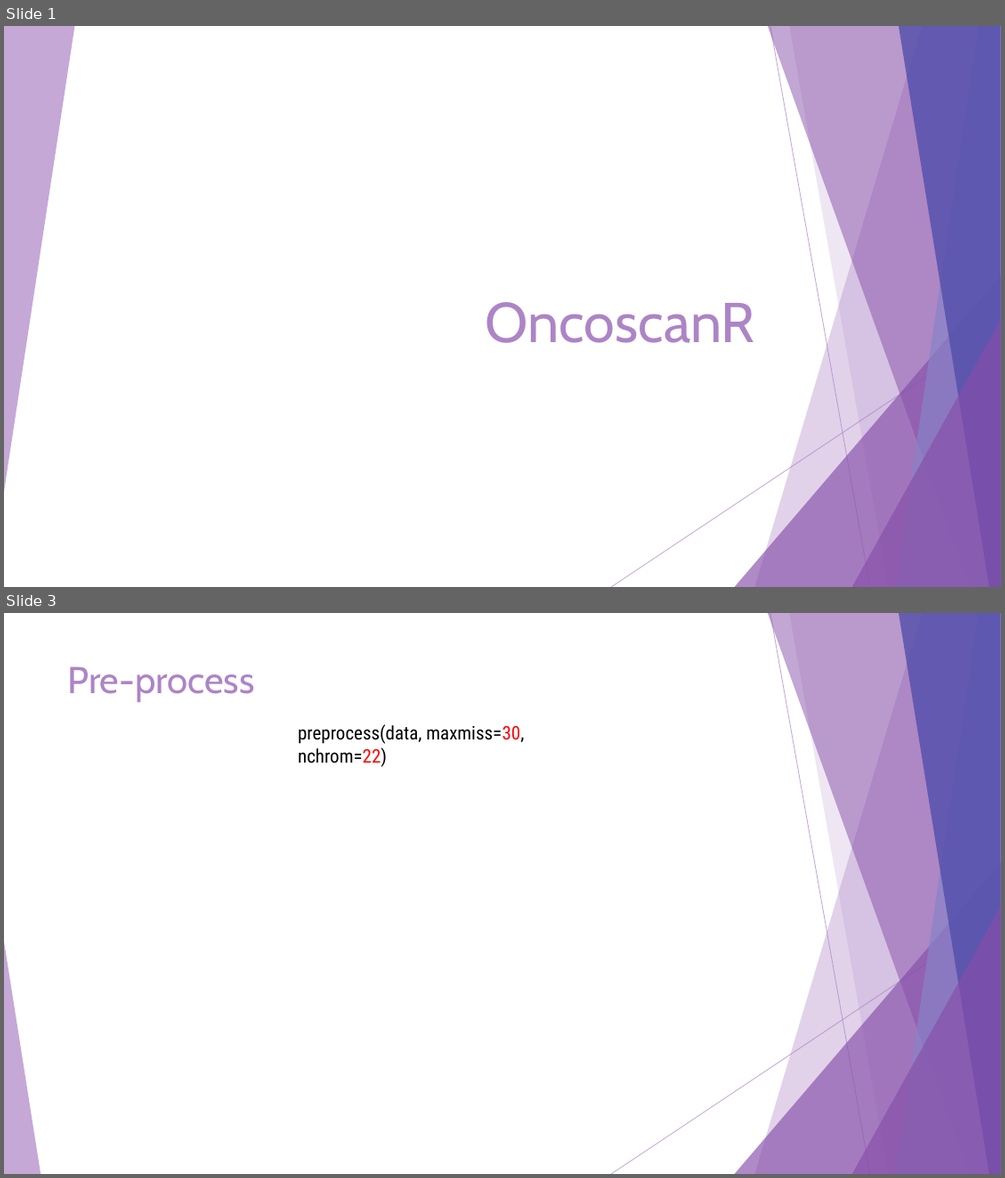
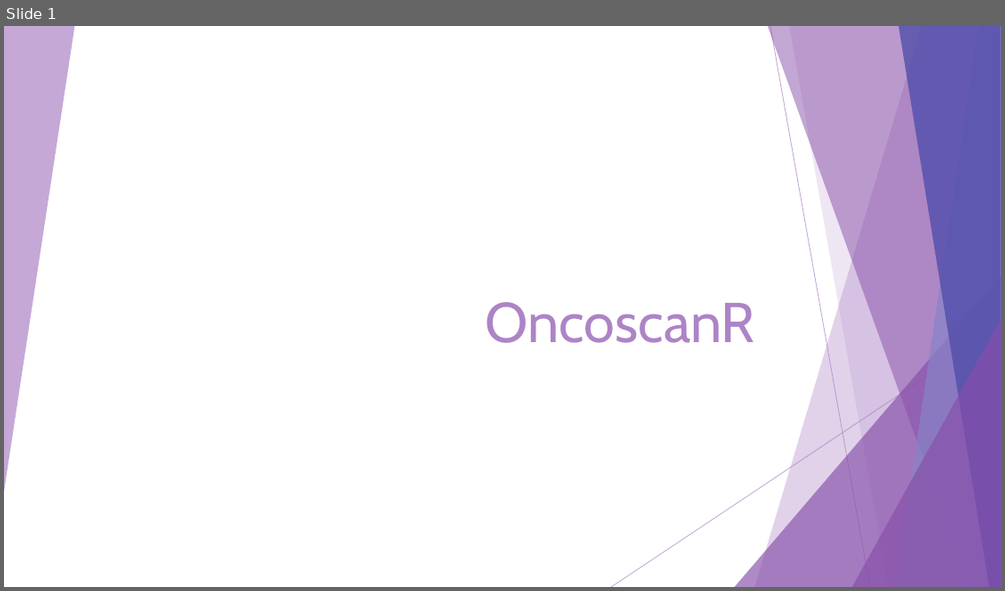
Before and after one commit to Elie-Bordron/DEA-dataviz, a slide deck: docs/docs_I_made/slides/OncoscanR.pptx. Shown one above the other, each under a label of ours: slides 1 and 3 before the commit, slide 1 after it; the slides between them are not shown. The pictures are 1005x1178 and 1005x591 pixels, drawn with LibreOffice and Linux fonts; fonts in the diff are those of the drawing. Boxes give left, top, right and bottom in pixels: in the first picture for what was removed or moved away, otherwise in the second. Text is boxed around its words. In the diff, an @@ line names an element or a change of style, - is before the commit and + after.

```diff
--- a/docs/docs_I_made/slides/OncoscanR.pptx
+++ b/docs/docs_I_made/slides/OncoscanR.pptx
@@ slide 3 removed at (x1=4, y1=613, x2=1001, y2=1174), background #FFFFFF; not listed: 9 template elements that a slide beside it also shows @@
@@ title removed at (x1=67, y1=666, x2=254, y2=702) @@
-Pre-process
@@ text removed at (x1=298, y1=724, x2=524, y2=767) @@
-preprocess(data, maxmiss=30, nchrom=22)
@@ triangle removed at (x1=4, y1=941, x2=40, y2=1174) @@
```
Also in this commit, not shown: 1 slide changed, 6 slides added, 10 other files.
